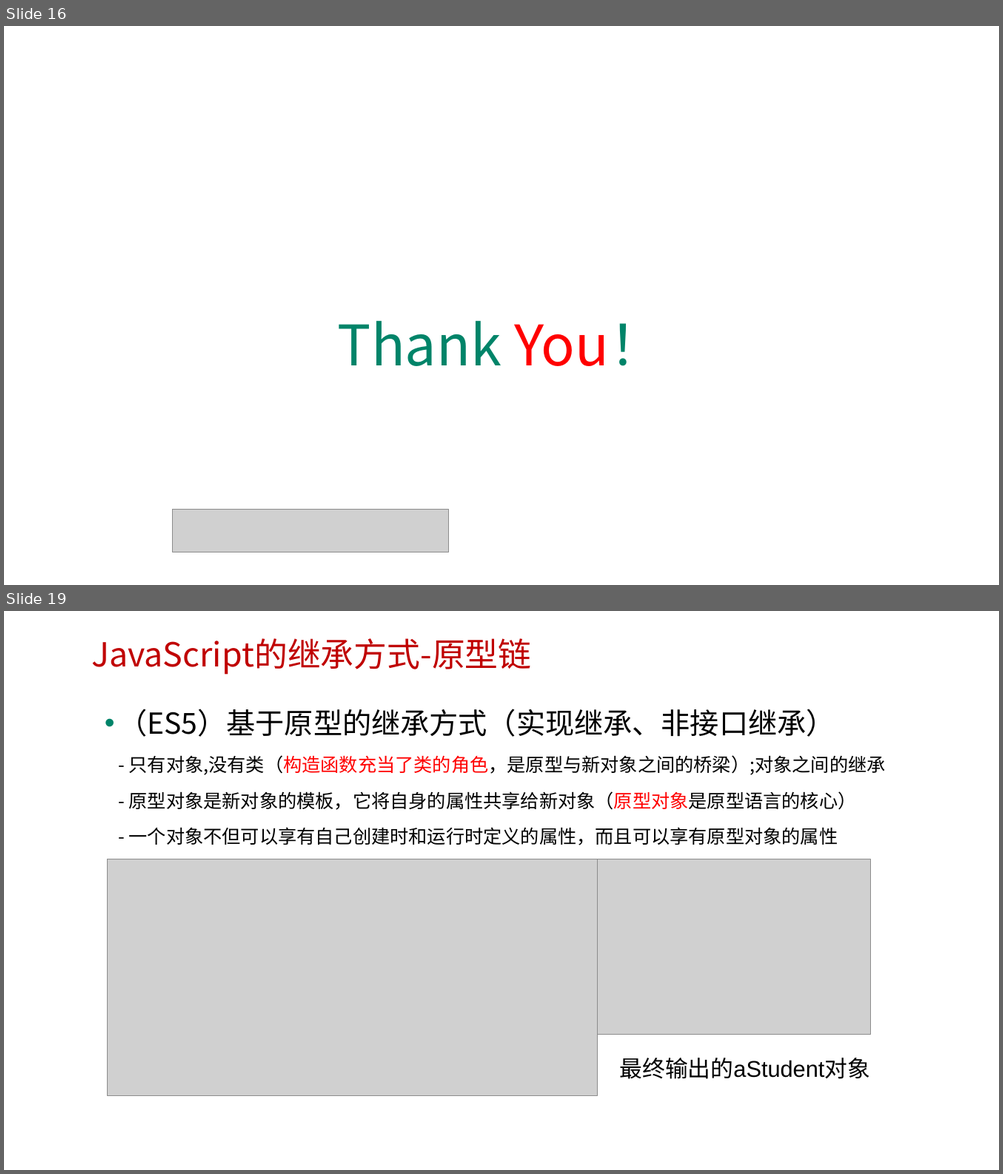
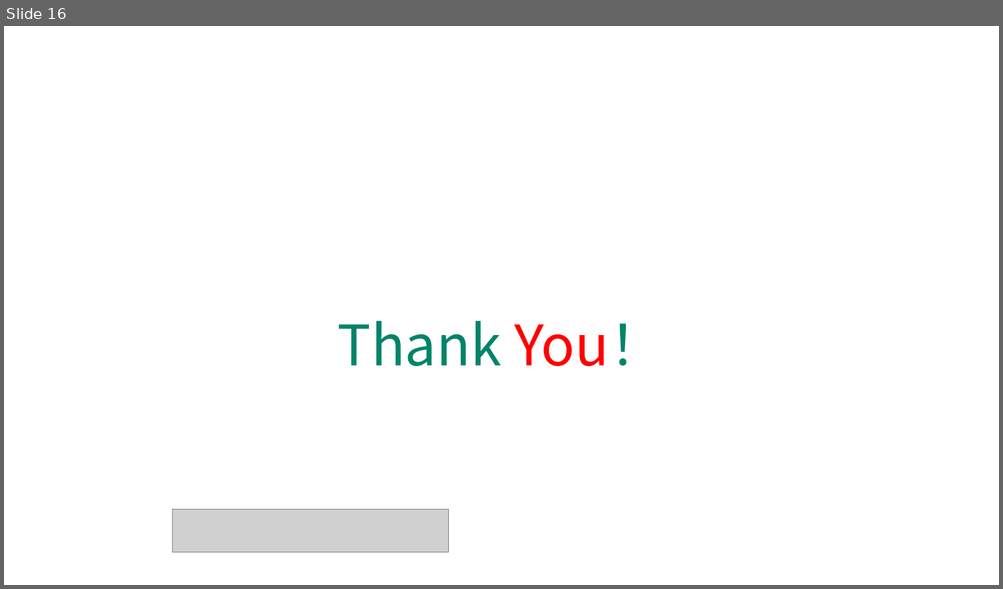
Before and after one commit to edu2act/course-javascript-advanced, a slide deck: 课程PPT/07.JavaScript面向对象编程 一.pptx. Shown one above the other, each under a label of ours: slides 16 and 19 before the commit, slide 16 after it; the slides between them are not shown. The pictures are 1003x1174 and 1003x589 pixels, drawn with LibreOffice and Linux fonts; fonts in the diff are those of the drawing; grey boxes stand for pictures; background and template pictures are left out. Boxes give left, top, right and bottom in pixels: in the first picture for what was removed or moved away, otherwise in the second. Text is boxed around its words. In the diff, an @@ line names an element or a change of style, - is before the commit and + after.

```diff
--- a/课程PPT/07.JavaScript面向对象编程 一.pptx
+++ b/课程PPT/07.JavaScript面向对象编程 一.pptx
@@ slide 19 removed at <box>4,611,999,1170</box>, background picture (left out) @@
@@ text removed at <box>91,638,531,675</box> @@
-JavaScript的继承方式-原型链
@@ text removed at <box>118,709,885,846</box> @@
-• （ES5）基于原型的继承方式（实现继承、非接口继承）
-  - 只有对象,没有类（构造函数充当了类的角色，是原型与新对象之间的桥梁）;对象之间的继承
-  - 原型对象是新对象的模板，它将自身的属性共享给新对象（原型对象是原型语言的核心）
-  - 一个对象不但可以享有自己创建时和运行时定义的属性，而且可以享有原型对象的属性
@@ picture removed at <box>108,860,598,1096</box> @@
@@ picture removed at <box>597,860,871,1035</box> @@
@@ text removed at <box>620,1058,870,1079</box> @@
-最终输出的aStudent对象
```
Also in this commit, not shown: 10 slides changed, 5 slides added, 11 other files.
